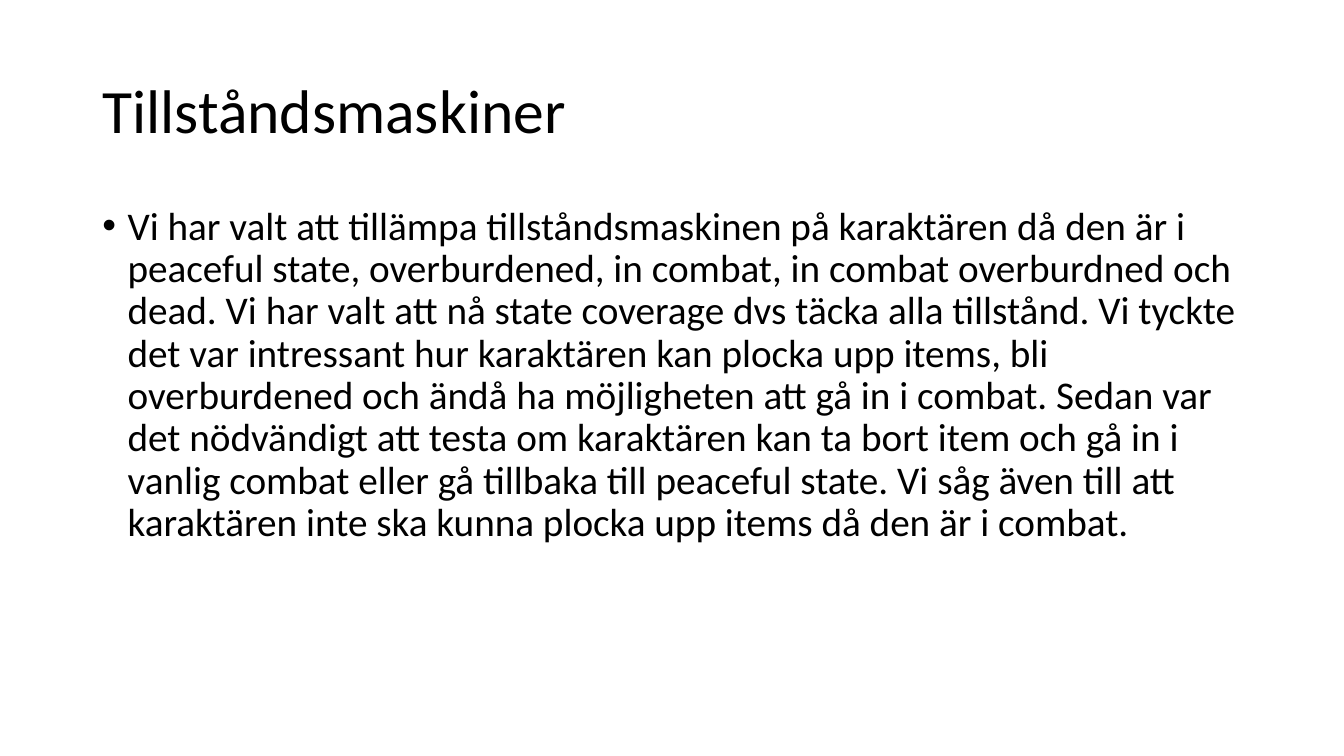
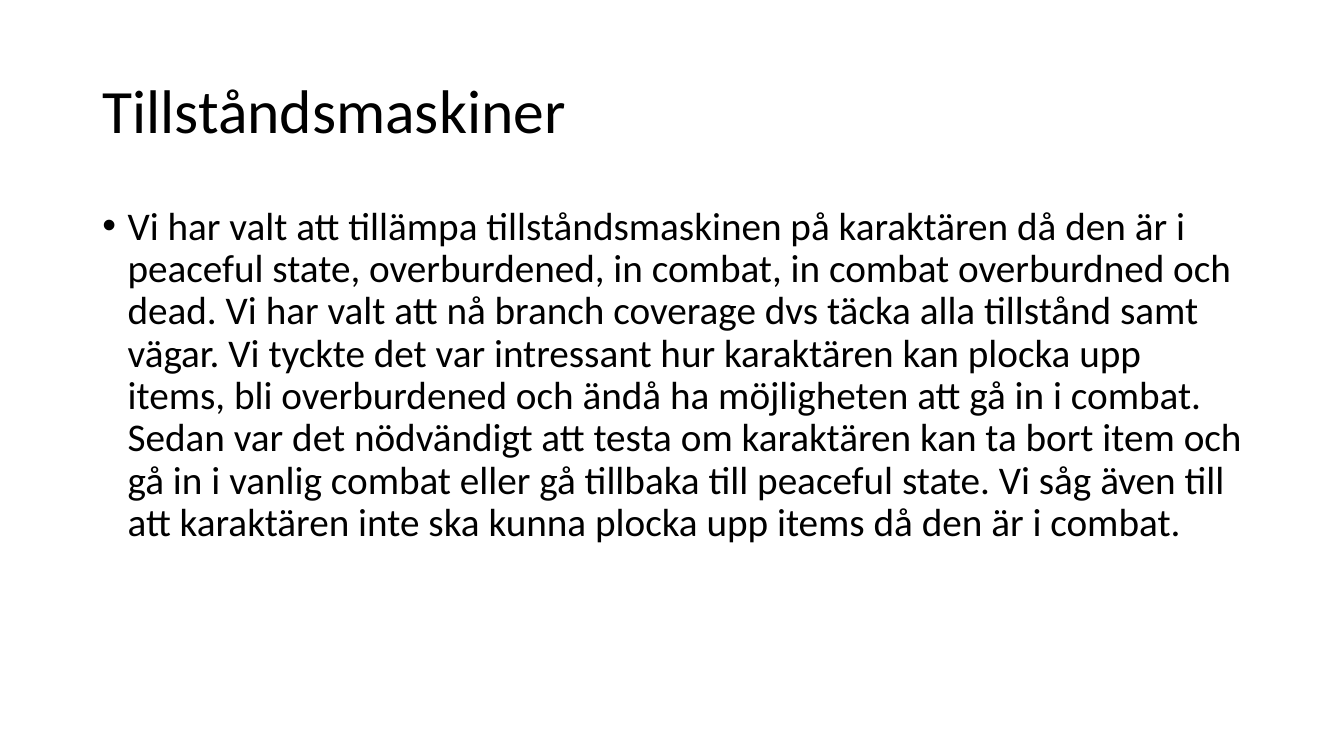
Before and after one commit to fyrtio2/projektINTE, a slide deck: slide 17 of 01 Dokumentation/slutredovisning.pptx. Drawn at 1344x756 pixels with LibreOffice and Linux fonts; fonts in the diff are those of the drawing. Boxes give left, top, right and bottom in pixels: in the first picture for what was removed or moved away, otherwise in the second. Text is boxed around its words. In the diff, an @@ line names an element or a change of style, - is before the commit and + after.

Commit message:
tillstånds testfall

```diff
--- a/01 Dokumentation/slutredovisning.pptx
+++ b/01 Dokumentation/slutredovisning.pptx
@@ text at <box>128,212,1242,543</box>: text changed @@
-• Vi har valt att tillämpa tillståndsmaskinen på karaktären då den är i peaceful state, overburdened, in combat, in combat overburdned och dead. Vi har valt att nå state coverage dvs täcka alla tillstånd. Vi tyckte det var intressant hur karaktären kan plocka upp items, bli overburdened och ändå ha möjligheten att gå in i combat. Sedan var det nödvändigt att testa om karaktären kan ta bort item och gå in i vanlig combat eller gå tillbaka till peaceful state. Vi såg även till att karaktären inte ska kunna plocka upp items då den är i combat.
+• Vi har valt att tillämpa tillståndsmaskinen på karaktären då den är i peaceful state, overburdened, in combat, in combat overburdned och dead. Vi har valt att nå branch coverage dvs täcka alla tillstånd samt vägar. Vi tyckte det var intressant hur karaktären kan plocka upp items, bli overburdened och ändå ha möjligheten att gå in i combat. Sedan var det nödvändigt att testa om karaktären kan ta bort item och gå in i vanlig combat eller gå tillbaka till peaceful state. Vi såg även till att karaktären inte ska kunna plocka upp items då den är i combat.
```
Also in this commit, not shown: 1 other slide changed.
